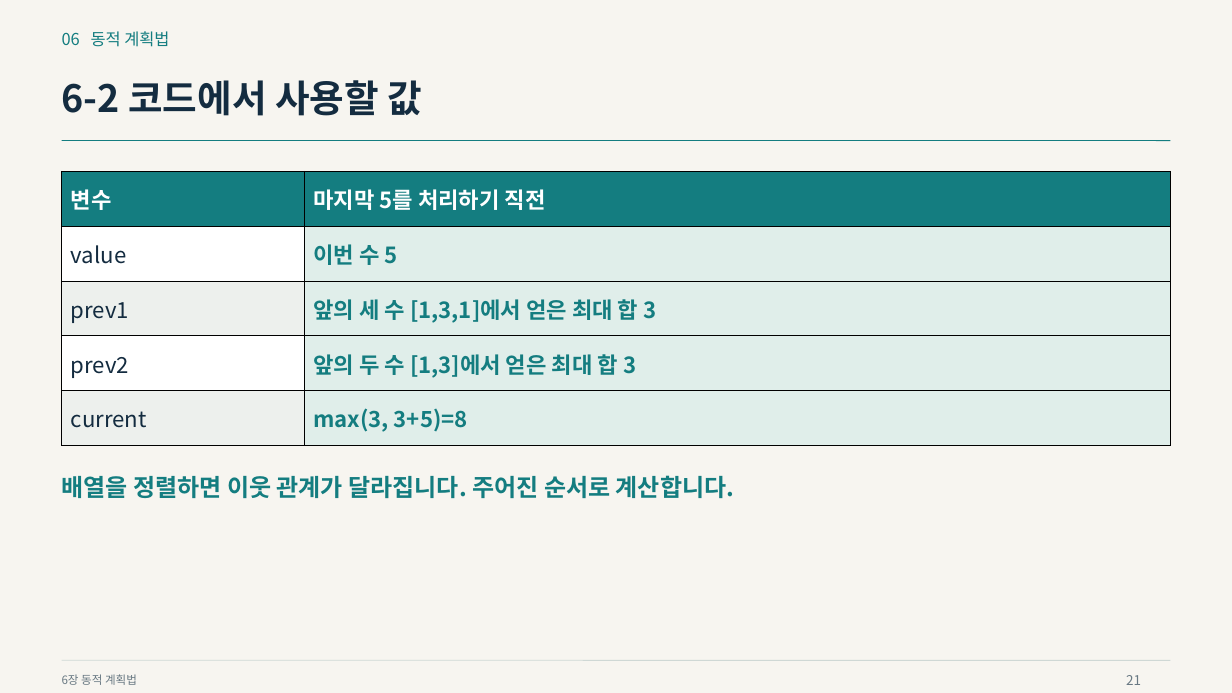
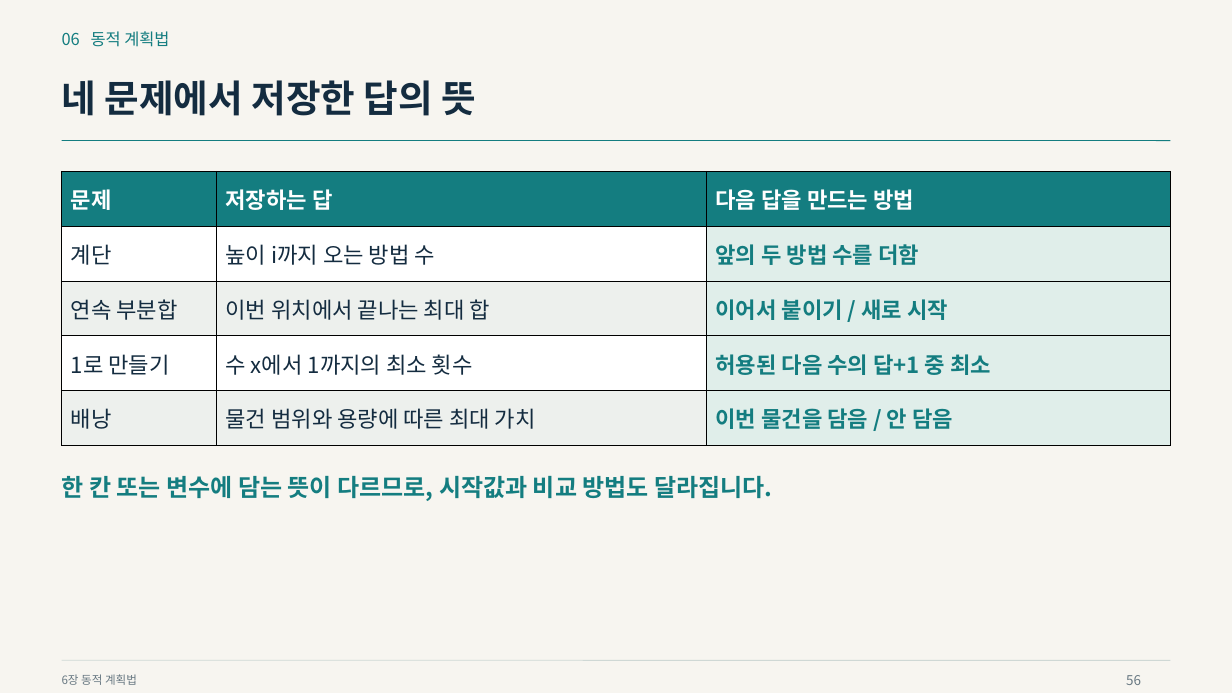
Before and after one commit to Sangdon-Park/Sangdon-Park.github.io, a slide deck: slide 56 of data/알고리즘/6장_동적_계획법.pptx (slide 21 before the commit). Drawn at 1232x693 pixels with LibreOffice and Linux fonts; fonts in the diff are those of the drawing. Boxes give left, top, right and bottom in pixels: in the first picture for what was removed or moved away, otherwise in the second. Text is boxed around its words. In the diff, an @@ line names an element or a change of style, - is before the commit and + after.

```diff
--- a/data/알고리즘/6장_동적_계획법.pptx
+++ b/data/알고리즘/6장_동적_계획법.pptx
@@ text at [62,80,476,116]: text changed @@
-6-2 코드에서 사용할 값
+네 문제에서 저장한 답의 뜻
@@ table at [62,171,1170,445] @@
-column 1: 변수 | value | prev1 | prev2 | current
-column 2: 마지막 5를 처리하기 직전 | 이번 수 5 | 앞의 세 수 [1,3,1]에서 얻은 최대 합 3 | 앞의 두 수 [1,3]에서 얻은 최대 합 3 | max(3, 3+5)=8
+column 1: 문제 | 계단 | 연속 부분합 | 1로 만들기 | 배낭
+column 2: 저장하는 답 | 높이 i까지 오는 방법 수 | 이번 위치에서 끝나는 최대 합 | 수 x에서 1까지의 최소 횟수 | 물건 범위와 용량에 따른 최대 가치
+column 3: 다음 답을 만드는 방법 | 앞의 두 방법 수를 더함 | 이어서 붙이기 / 새로 시작 | 허용된 다음 수의 답+1 중 최소 | 이번 물건을 담음 / 안 담음
@@ text at [62,476,772,501]: text changed @@
-배열을 정렬하면 이웃 관계가 달라집니다. 주어진 순서로 계산합니다.
+한 칸 또는 변수에 담는 뜻이 다르므로, 시작값과 비교 방법도 달라집니다.
@@ text at [1126,675,1141,685]: text changed @@
-21
+56
```
Also in this commit, not shown: 37 other slides changed, 20 slides added, 9 slides removed, 22 other files.
